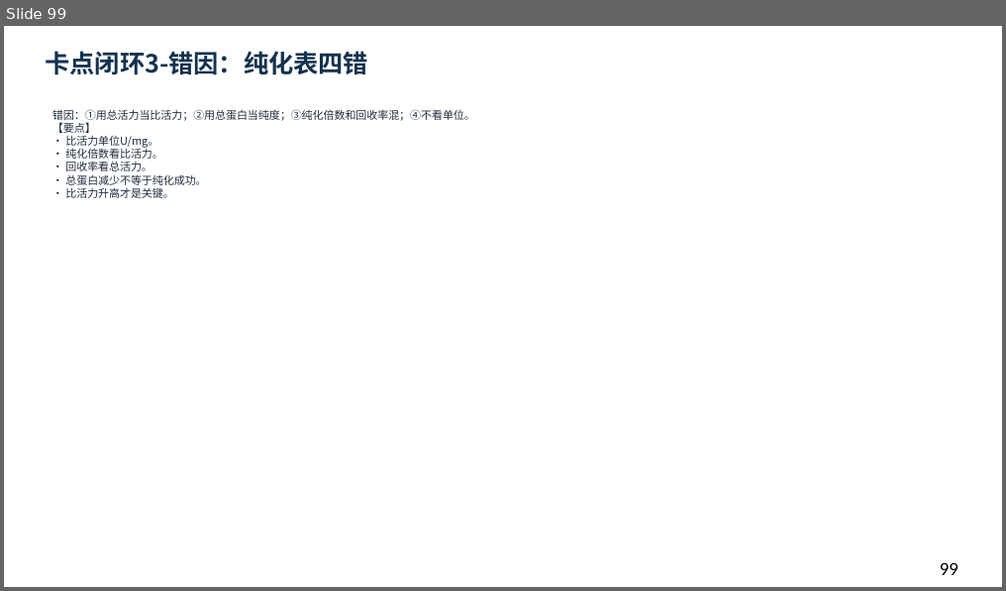
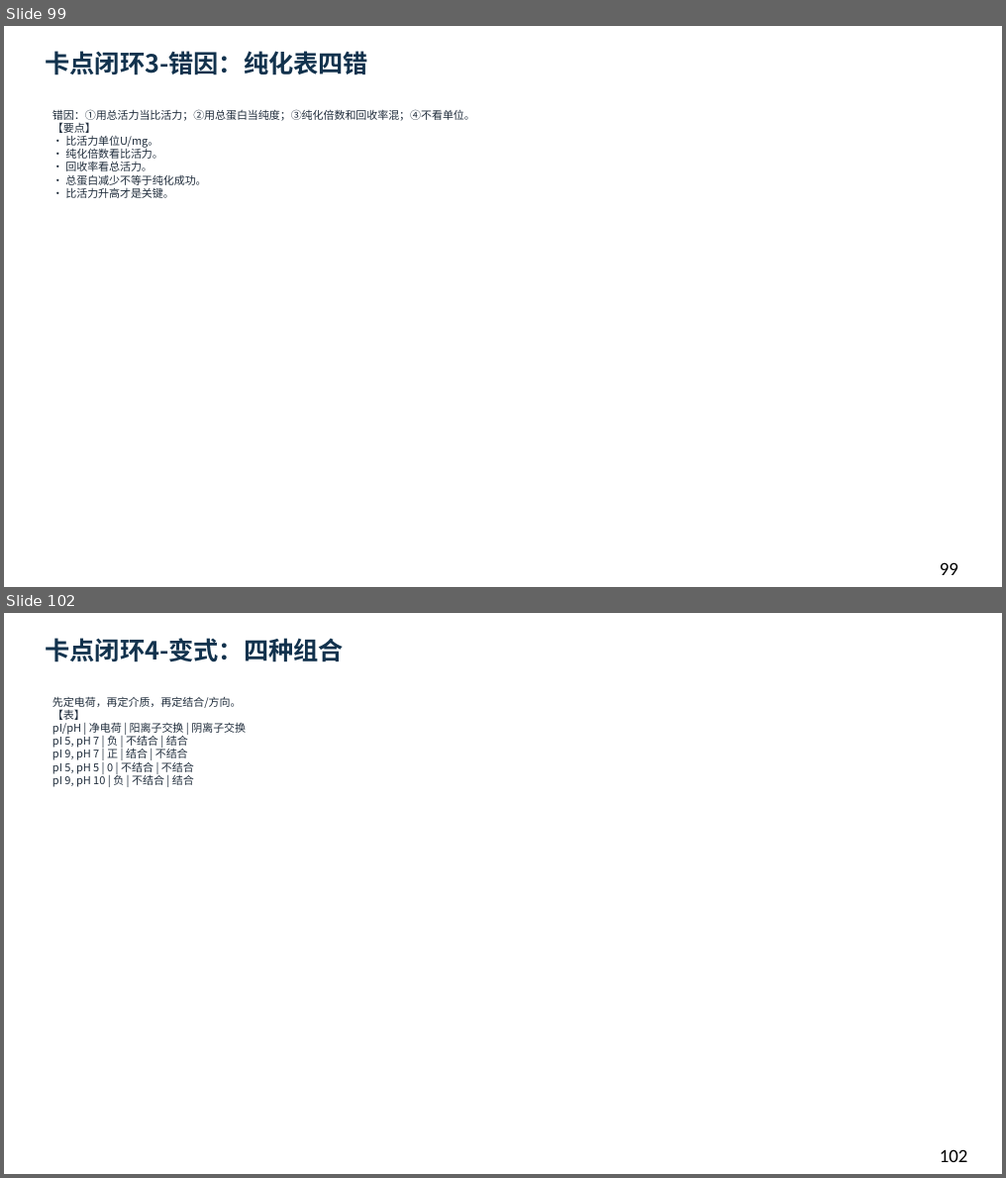
Before and after one commit to newkan-li/Biochemistry, a slide deck: downloads/bc05-ai-style.pptx. Shown one above the other, each under a label of ours: slide 99 before the commit, slides 99 and 102 after it; the slides between them are not shown. The pictures are 1006x591 and 1006x1178 pixels, drawn with LibreOffice and Linux fonts; fonts in the diff are those of the drawing. Boxes give left, top, right and bottom in pixels: in the first picture for what was removed or moved away, otherwise in the second. Text is boxed around its words. In the diff, an @@ line names an element or a change of style, - is before the commit and + after.

```diff
--- a/downloads/bc05-ai-style.pptx
+++ b/downloads/bc05-ai-style.pptx
@@ slide 102 added at <box>4,613,1002,1174</box>, background #FFFFFF @@
@@ text added at <box>45,638,343,663</box>, 24 pt, text #12324D, bold @@
+卡点闭环4-变式：四种组合
@@ text added at <box>53,696,246,787</box>, 10.5 pt, text #202D3C @@
+先定电荷，再定介质，再定结合/方向。
+【表】
+pI/pH | 净电荷 | 阳离子交换 | 阴离子交换
+pI 5, pH 7 | 负 | 不结合 | 结合
+pI 9, pH 7 | 正 | 结合 | 不结合
+pI 5, pH 5 | 0 | 不结合 | 不结合
+pI 9, pH 10 | 负 | 不结合 | 结合
@@ text added at <box>940,1150,968,1162</box>, 18 pt, text #000000 @@
+102
```
Also in this commit, not shown: 1 slide changed, 7 other slides added, 22 other files.
